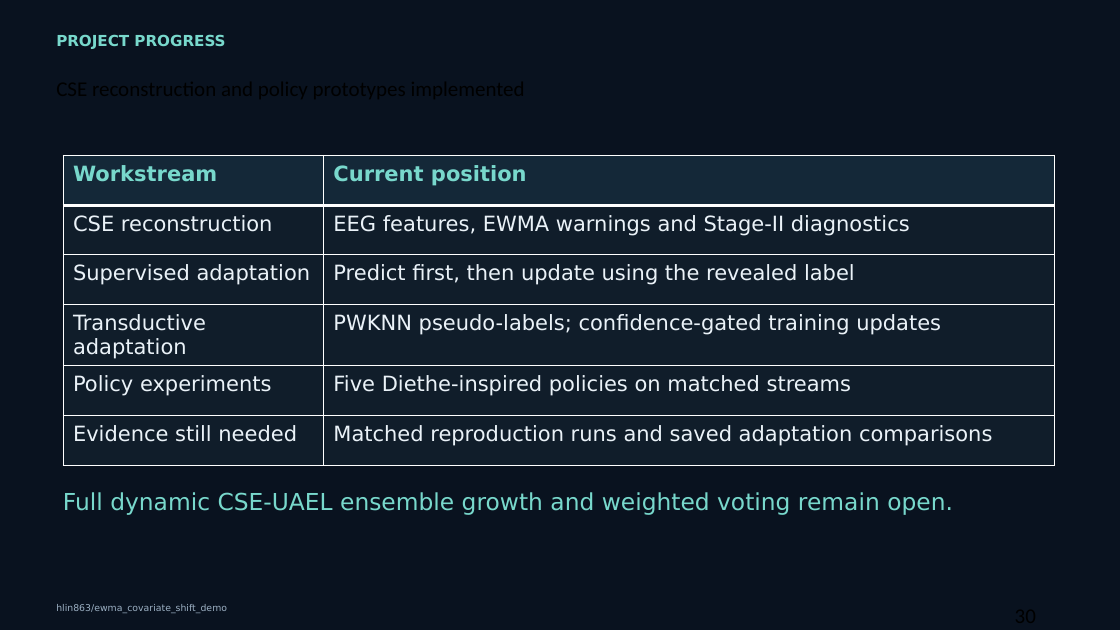
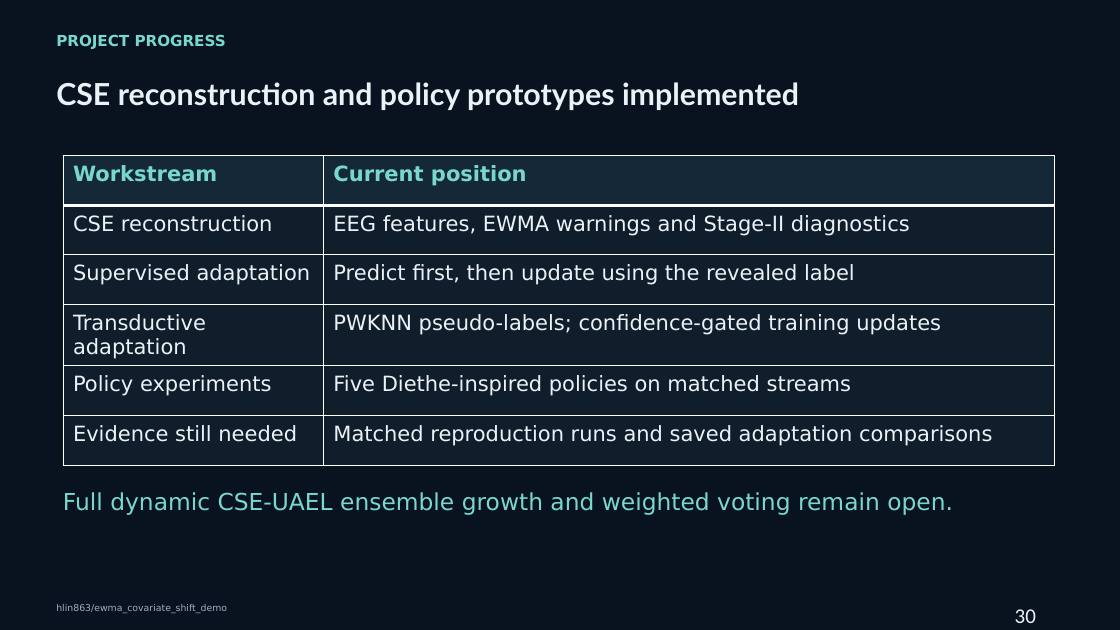
Before and after one commit to hlin863/ewma_covariate_shift_demo, a slide deck: slide 30 of presentations/EWMA_Covariate_Shift_Progress_Review_Haocheng_Lin.pptx. Drawn at 1120x630 pixels with LibreOffice and Linux fonts; fonts in the diff are those of the drawing. Boxes give left, top, right and bottom in pixels: in the first picture for what was removed or moved away, otherwise in the second. Text is boxed around its words. In the diff, an @@ line names an element or a change of style, - is before the commit and + after.

```diff
--- a/presentations/EWMA_Covariate_Shift_Progress_Review_Haocheng_Lin.pptx
+++ b/presentations/EWMA_Covariate_Shift_Progress_Review_Haocheng_Lin.pptx
@@ text added at bbox=[56, 82, 799, 110], 26 pt, text #EAF2F8, bold @@
+CSE reconstruction and policy prototypes implemented
@@ text "30" at bbox=[1015, 609, 1036, 623]: text colour #000000 to #EAF2F8 @@
```
Also in this commit, not shown: 30 other slides changed.
